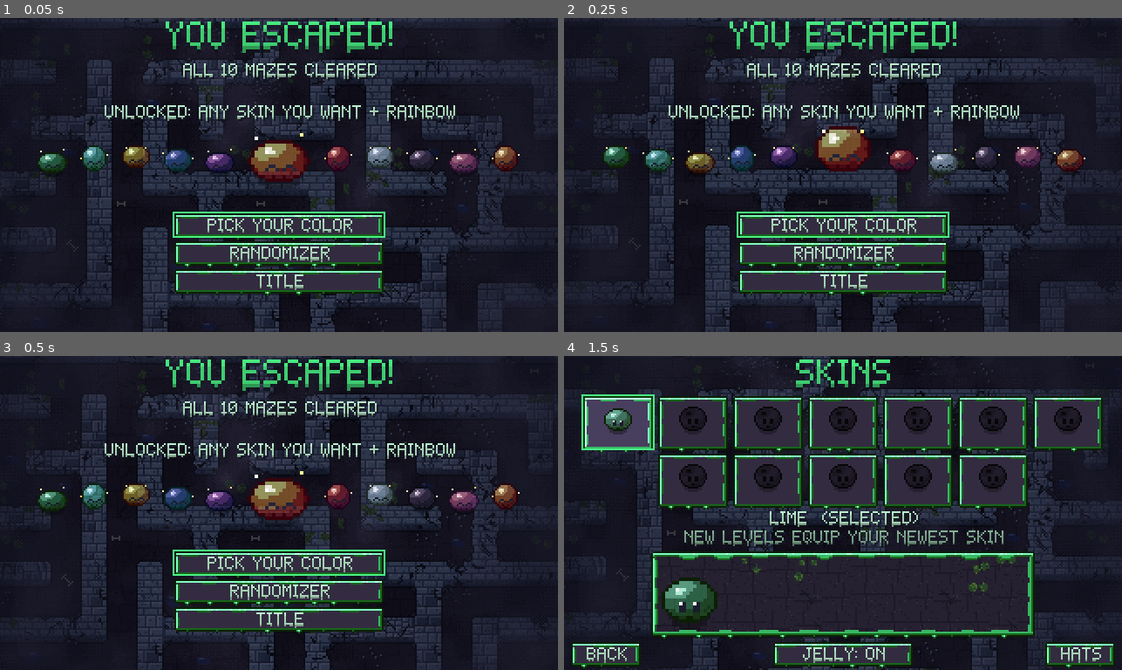
Above: before the commit, frames 1-4 (two rows, left to right).
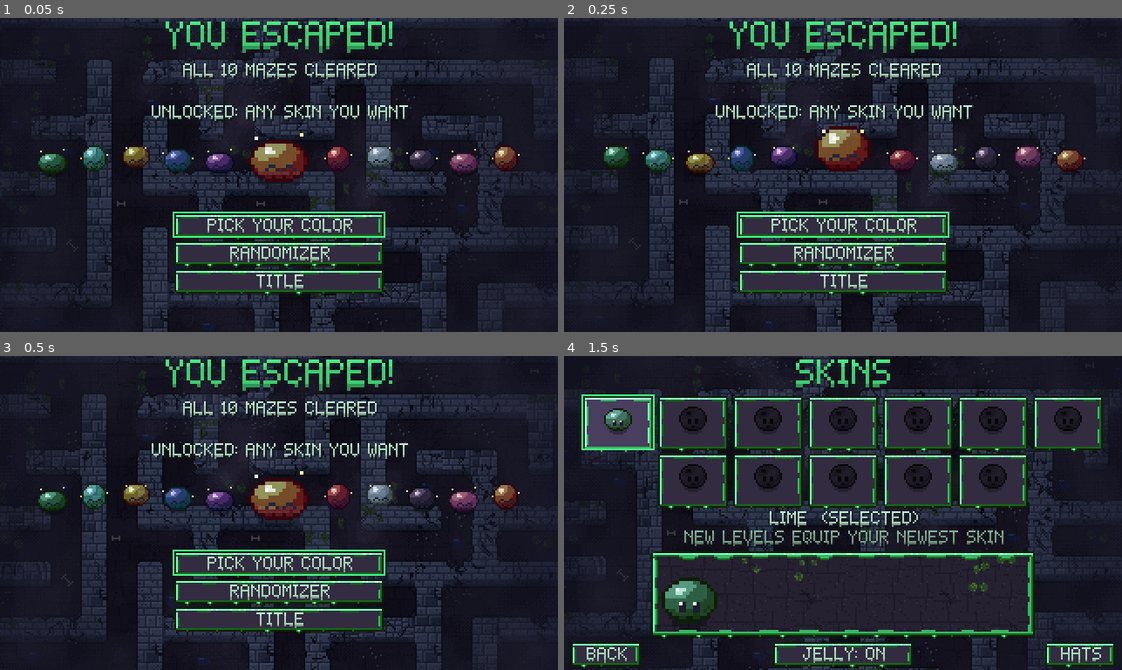
Above: after the commit, the same moments.

Repository: AveryBlue-GD/slime-time
Game: Godot game, scene res://scenes/victory.tscn
Same seed, same stepped clock (60 frames per second), same inputs: the game is played once before the commit and once after it. This scene is started directly instead of the project's main scene.
Inputs (mouse positions are in pixels of both pictures, inside the frame that each line leads up to):
- Up to frame 1 (0.05 s): no input
- Up to frame 2 (0.25 s): no input
- Up to frame 3 (0.5 s): no input
- Up to frame 4 (1.5 s): tap Enter at 0.5 s; move the mouse to (965, 497) at 0.52 s; hold D (move_right) 0.53-1.25 s; tap P at 0.6 s; click (965, 497) at 0.67 s; tap Space (jump) at 0.77 s; drag from (731, 528) to (815, 575) at 1.27 s

The runs differ from the first frame. In frame 1, 1.4% of the frame differs, in the area x 18-82%, y 27-34%; in frame 2, 1.4%; in frame 3, 1.4%; in frame 4, nothing differs.

Commit message:
Rainbow skin unlocks by finding every story coin; its solid version still needs hard level 10 like the color wheel
Co-Authored-By: Claude Opus 5.5 <noreply@anthropic.com>

Diff:
--- a/scripts/game.gd
+++ b/scripts/game.gd
@@ -621,8 +621,8 @@
 			Fx.burst(self, coin.position, Color8(255, 214, 110), 14, 45.0)
 			coin.queue_free()
 		hud.set_coins(progress.coins(), progress.coins_found_in(level), coins_here, true)
-		if progress.coins_earned() == Upgrades.full_tree_cost():  # the very last coin
-			hud.flash_message("EVERY COIN FOUND!", 3.0)
+		if progress.coins_earned() == Levels.total_coins():  # the very last coin: the rainbow skin
+			hud.flash_message("EVERY COIN FOUND!\nNEW SKIN: " + Skins.RAINBOW_NAME, 3.0)
 			_sfx("unlock")
 
 
@@ -743,7 +743,7 @@
 	elif progress and progress.levels_cleared < level:
 		var unlocked := Skins.unlocked_by_level(level)
 		if level >= Levels.COUNT:
-			text += "\nUNLOCKED: ANY SKIN YOU WANT + RAINBOW!"
+			text += "\nUNLOCKED: ANY SKIN YOU WANT!"
 		elif unlocked != "":
 			text += "\nNEW SKIN: " + unlocked
 		get_tree().create_timer(0.6).timeout.connect(func() -> void: _sfx("unlock"))
--- a/scripts/levels.gd
+++ b/scripts/levels.gd
@@ -36,6 +36,14 @@
 ## Upgrades.full_tree_cost() (165): finding every coin maxes the whole upgrade tree. Each level
 ## has at least this many dead ends.
 const COINS: Array[int] = [6, 9, 7, 12, 14, 17, 20, 22, 27, 31]
+
+
+## Coins hidden across the whole story (finding them all unlocks the rainbow skin).
+static func total_coins() -> int:
+	var total := 0
+	for n in COINS:
+		total += n
+	return total
 
 ## Wall damage weights (intact, cracked, crumbling, broken) for level 1 and level 10;
 ## levels in between blend from one to the other.
--- a/scripts/progress.gd
+++ b/scripts/progress.gd
@@ -53,7 +53,7 @@
 var best_times := {}
 ## Levels whose "first run: playing as ..." notice has already been shown.
 var skin_notices_seen: Array[int] = []
-## Levels beaten on hard mode (all ten unlock the rainbow skin).
+## Levels beaten on hard mode (each unlocks the solid version of that level's skin).
 var hard_cleared: Array[int] = []
 ## action -> physical keycode of its primary key.
 var bindings := DEFAULT_KEYS.duplicate()
@@ -62,7 +62,7 @@
 var mode := MODE_STORY
 var random_seed := 1
 var randoms_cleared := 0
-## Randomizer mazes beaten in total (saved); unlocks the rainbow skin.
+## Randomizer mazes beaten in total (saved; unlocks hats).
 var randoms_won := 0
 ## Set by debug flags so a test session never overwrites the real save.
 var saving_enabled := true
@@ -146,12 +146,6 @@
 	highest_unlocked = clampi(file.get_value("progress", "highest_unlocked", 1), 1, Levels.COUNT)
 	current_level = clampi(file.get_value("progress", "current_level", 1), 1, highest_unlocked)
 	randoms_won = maxi(file.get_value("progress", "randoms_won", 0), 0)
-	selected_skin = file.get_value("skin", "selected", Skins.DEFAULT)
-	set_jelly(file.get_value("skin", "jelly", true))
-	if not is_skin_unlocked(selected_skin):  # e.g. a skin that moved, or a solid one no longer earned
-		set_jelly(true)
-		if not is_skin_unlocked(selected_skin):
-			selected_skin = Skins.DEFAULT
 	custom_color = file.get_value("skin", "custom_color", custom_color)
 	selected_hat = file.get_value("skin", "hat", Hats.NONE)
 	if not is_hat_unlocked(selected_hat):
@@ -180,6 +174,13 @@
 		upgrades.erase(upgrades.keys()[0])
 	for action: String in DEFAULT_KEYS:
 		bindings[action] = int(file.get_value("controls", action, DEFAULT_KEYS[action]))
+	# The skin last, once everything that unlocks skins (levels, hard clears, coins) is loaded.
+	selected_skin = file.get_value("skin", "selected", Skins.DEFAULT)
+	set_jelly(file.get_value("skin", "jelly", true))
+	if not is_skin_unlocked(selected_skin):  # e.g. a skin that moved, or a solid one no longer earned
+		set_jelly(true)
+		if not is_skin_unlocked(selected_skin):
+			selected_skin = Skins.DEFAULT
 
 
 func save_progress() -> void:
@@ -211,7 +212,7 @@
 
 
 ## Records a story win and picks the next level (back to 1 after beating the last one). On hard
-## mode it also counts toward the rainbow skin.
+## mode it also unlocks that level's solid skin.
 func complete_level(level: int) -> void:
 	if hard_mode and not level in hard_cleared:
 		hard_cleared.append(level)
@@ -343,7 +344,7 @@
 func is_skin_unlocked(id: String, jelly_version: Variant = null) -> bool:
 	if dev_tools:
 		return true
-	return Skins.is_unlocked(id, levels_cleared, hard_cleared, jelly if jelly_version == null else jelly_version)
+	return Skins.is_unlocked(id, levels_cleared, hard_cleared, jelly if jelly_version == null else jelly_version, coins_earned())
 
 
 ## The skin in use right now: a level's forced first-run skin, else the selected one.
--- a/scripts/skins.gd
+++ b/scripts/skins.gd
@@ -4,8 +4,9 @@
 ## Slime colors. Each preset unlocks once `unlock` levels have been cleared (Lime from the
 ## start, then one per level 1-9). A level's first run is played in the skin the level before it
 ## unlocked, so each one is matched to the next level's theme (see Themes.BY_LEVEL). "custom" (color wheel) unlocks after the final level.
-## "rainbow" unlocks with level 10, like the custom color: rainbow bands flow across the slime
-## like a wave, and its trail cycles through the rainbow.
+## "rainbow" unlocks by finding every coin in the story (its solid version, like the custom
+## color's, by beating level 10 on hard): rainbow bands flow across the slime like a wave, and its
+## trail cycles through the rainbow.
 ## Jelly: slimes are see-through jelly by default. Every skin also comes in a solid version
 ## ("JELLY OFF" on the skins screen), unlocked by beating its level on hard mode instead
 ## (see solid_level).
@@ -48,7 +49,8 @@
 	return {}
 
 
-## Levels that must be cleared before this skin can be used.
+## Levels that must be cleared before this skin can be used (the rainbow also needs every coin;
+## its solid version needs this level on hard, see solid_level).
 static func unlock_level(id: String) -> int:
 	return Levels.COUNT if id == CUSTOM or id == RAINBOW else int(get_preset(id).get("unlock", 0))
 
@@ -59,11 +61,14 @@
 	return maxi(unlock_level(id), 1)
 
 
-## Jelly skins unlock with the story levels; solid ones (`jelly` false) with the same level beaten
-## on hard mode (`hard_cleared` = those levels).
-static func is_unlocked(id: String, levels_cleared: int, hard_cleared: Array = [], jelly_version := true) -> bool:
+## Jelly skins unlock with the story levels (the rainbow with every story coin found:
+## `coins_found`); solid ones (`jelly` false) with the same level beaten on hard mode
+## (`hard_cleared` = those levels).
+static func is_unlocked(id: String, levels_cleared: int, hard_cleared: Array = [], jelly_version := true, coins_found := 0) -> bool:
 	if id != RAINBOW and id != CUSTOM and get_preset(id).is_empty():
 		return false
+	if jelly_version and id == RAINBOW:
+		return coins_found >= Levels.total_coins()
 	if jelly_version:
 		return levels_cleared >= unlock_level(id)
 	return solid_level(id) in hard_cleared
--- a/scripts/ui/skins_screen.gd
+++ b/scripts/ui/skins_screen.gd
@@ -252,7 +252,9 @@
 	if not Progress.is_skin_unlocked(id, view_jelly):
 		if not view_jelly:
 			status.text = "LOCKED - BEAT LEVEL %d ON HARD" % Skins.solid_level(id)
-		elif id == Skins.CUSTOM or id == Skins.RAINBOW:
+		elif id == Skins.RAINBOW:
+			status.text = "LOCKED - FIND EVERY COIN (%d/%d)" % [Progress.coins_earned(), Levels.total_coins()]
+		elif id == Skins.CUSTOM:
 			status.text = "LOCKED - BEAT ALL %d LEVELS" % Levels.COUNT
 		else:
 			status.text = "LOCKED - CLEAR LEVEL %d" % Skins.unlock_level(id)
--- a/scripts/ui/victory.gd
+++ b/scripts/ui/victory.gd
@@ -7,7 +7,7 @@
 
 func _ready() -> void:
 	UIKit.setup_screen(self, "YOU ESCAPED!")
-	var lines := UIKit.make_label("ALL %d MAZES CLEARED\n\nUNLOCKED: ANY SKIN YOU WANT + RAINBOW" % Levels.COUNT, 8, UIKit.TEXT)
+	var lines := UIKit.make_label("ALL %d MAZES CLEARED\n\nUNLOCKED: ANY SKIN YOU WANT" % Levels.COUNT, 8, UIKit.TEXT)
 	lines.horizontal_alignment = HORIZONTAL_ALIGNMENT_CENTER
 	add_child(lines)
 	lines.set_anchors_and_offsets_preset(Control.PRESET_TOP_WIDE)
--- a/tests/test_phase5.gd
+++ b/tests/test_phase5.gd
@@ -148,7 +148,7 @@
 	screen = await _open("res://scenes/skins.tscn")
 	_check(screen.tiles.size() == 12 and not screen.custom_panel.visible, "skins screen: 12 tiles, color wheel hidden until unlocked")
 	screen._refresh(Skins.RAINBOW)
-	_check("ALL 10 LEVELS" in screen.status.text, "the rainbow skin says to beat all 10 levels (%s)" % screen.status.text)
+	_check("FIND EVERY COIN" in screen.status.text, "the rainbow skin says to find every coin (%s)" % screen.status.text)
 	screen._on_tile("mint")
 	var actor: AnimatedSprite2D = screen.showcase.slime
 	var actor_start := actor.position
@@ -164,7 +164,7 @@
 	screen = await _open("res://scenes/skins.tscn")
 	_check(screen.custom_panel.visible, "after beating the game the color wheel shows")
 	screen._refresh(Skins.RAINBOW)
-	_check(screen.status.text.begins_with("RAINBOW"), "...and after level 10 it's unlocked (%s)" % screen.status.text)
+	_check("FIND EVERY COIN" in screen.status.text, "...even after level 10 it still wants every coin (%s)" % screen.status.text)
 	screen.free()
 	screen = await _open("res://scenes/controls.tscn")
 	_check(screen.key_buttons.size() == 6 and screen.key_buttons.jump.text == "SPACE", "controls screen lists 6 actions (jump = %s)" % screen.key_buttons.jump.text)
--- a/tests/test_rainbow.gd
+++ b/tests/test_rainbow.gd
@@ -1,6 +1,6 @@
 extends SceneTree
 
-## Rainbow skin + randomizer shuffle checks: the rainbow unlocks by beating level 10 (its solid
+## Rainbow skin + randomizer shuffle checks: the rainbow unlocks by finding every coin (its solid
 ## version by beating it on hard mode), drying up in the randomizer shuffles to a new maze, and
 ## the rainbow skin colors the slime, trail and meter. Uses a throwaway save file.
 ## Run: .\tools\godot.ps1 --path . --headless --fixed-fps 60 --quit-after 20000 -s res://tests/test_rainbow.gd
@@ -20,8 +20,10 @@
 	progress.selected_skin = Skins.DEFAULT
 	progress.randoms_won = 0
 
-	# --- Unlocking: the rainbow comes with beating level 10 (like the custom color)
+	# --- Unlocking: the rainbow comes with finding every coin in the story; its solid version
+	# (like the custom color's) with level 10 beaten on hard mode.
 	progress.hard_cleared.clear()
+	progress.coins_found = {}
 	progress.dev_tools = false
 	progress.set_hard_mode(false)
 	progress.select_skin(Skins.RAINBOW)
@@ -30,9 +32,26 @@
 	var game := await _spawn_story_running(Levels.COUNT)
 	game.slime.position = game.chalice.position
 	await _frames(5)
-	_check(progress.is_skin_unlocked(Skins.RAINBOW), "beating level 10 unlocks the rainbow skin")
-	_check("RAINBOW" in game.hud.message.text, "...and says so")
-	_check(not progress.is_skin_unlocked(Skins.RAINBOW, false), "its solid version needs level 10 on hard mode")
+	_check(progress.is_skin_unlocked(Skins.CUSTOM) and not progress.is_skin_unlocked(Skins.RAINBOW),
+		"beating level 10 unlocks the color wheel, not the rainbow")
+	await _stop_running(game)
+	game = await _spawn_story_running(3)
+	var last: Coin = game.coins[0]
+	for level in range(1, Levels.COUNT + 1):  # every other coin already found
+		progress.coins_found[level] = []
+		for i in Levels.COINS[level - 1]:
+			progress.coins_found[level].append("found%d" % i)
+	progress.coins_found[3].pop_back()
+	_check(not progress.is_skin_unlocked(Skins.RAINBOW), "one coin short: still locked")
+	game.slime.position = last.position
+	await _frames(3)
+	_check(progress.is_skin_unlocked(Skins.RAINBOW), "the very last coin unlocks the rainbow skin")
+	_check("RAINBOW" in game.hud.message.text, "...and says so (%s)" % game.hud.message.text.replace("\n", " / "))
+	_check(not progress.is_skin_unlocked(Skins.RAINBOW, false), "its solid version still needs level 10 on hard mode")
+	progress.hard_cleared.assign([Levels.COUNT])
+	_check(progress.is_skin_unlocked(Skins.RAINBOW, false) and progress.is_skin_unlocked(Skins.CUSTOM, false),
+		"...which unlocks it, like the solid color wheel")
+	progress.hard_cleared.clear()
 	await _stop_running(game)
 
 	# --- Drying up in the randomizer shuffles the maze.
Not shown, changed: CLAUDE.md
